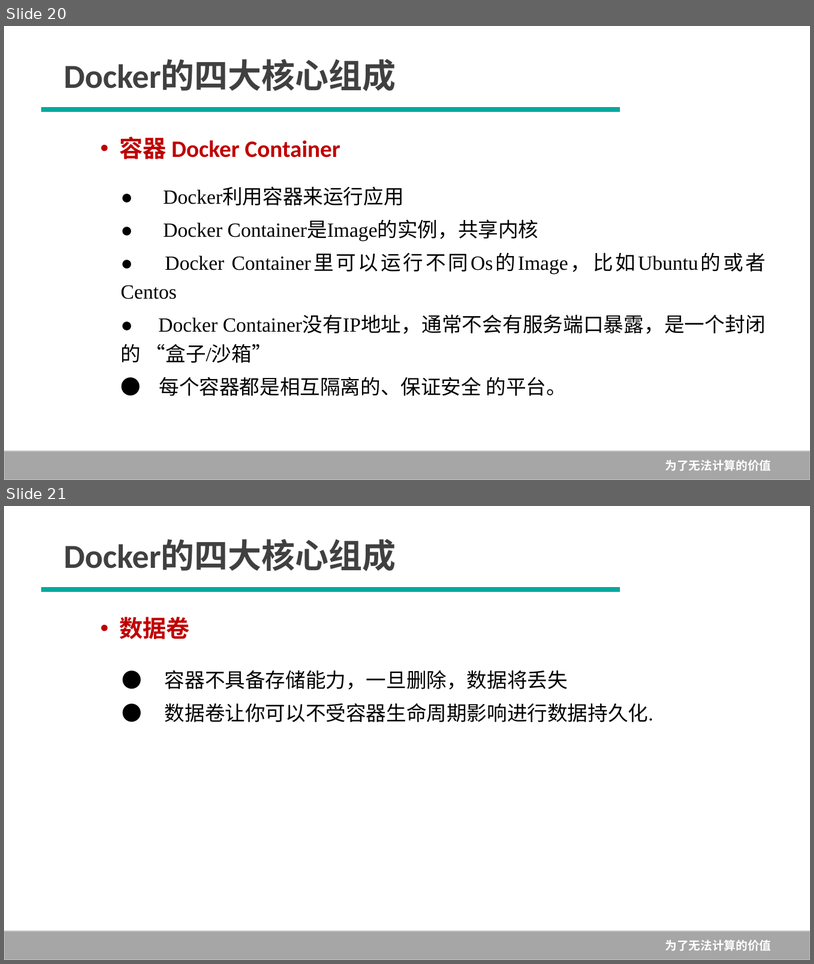
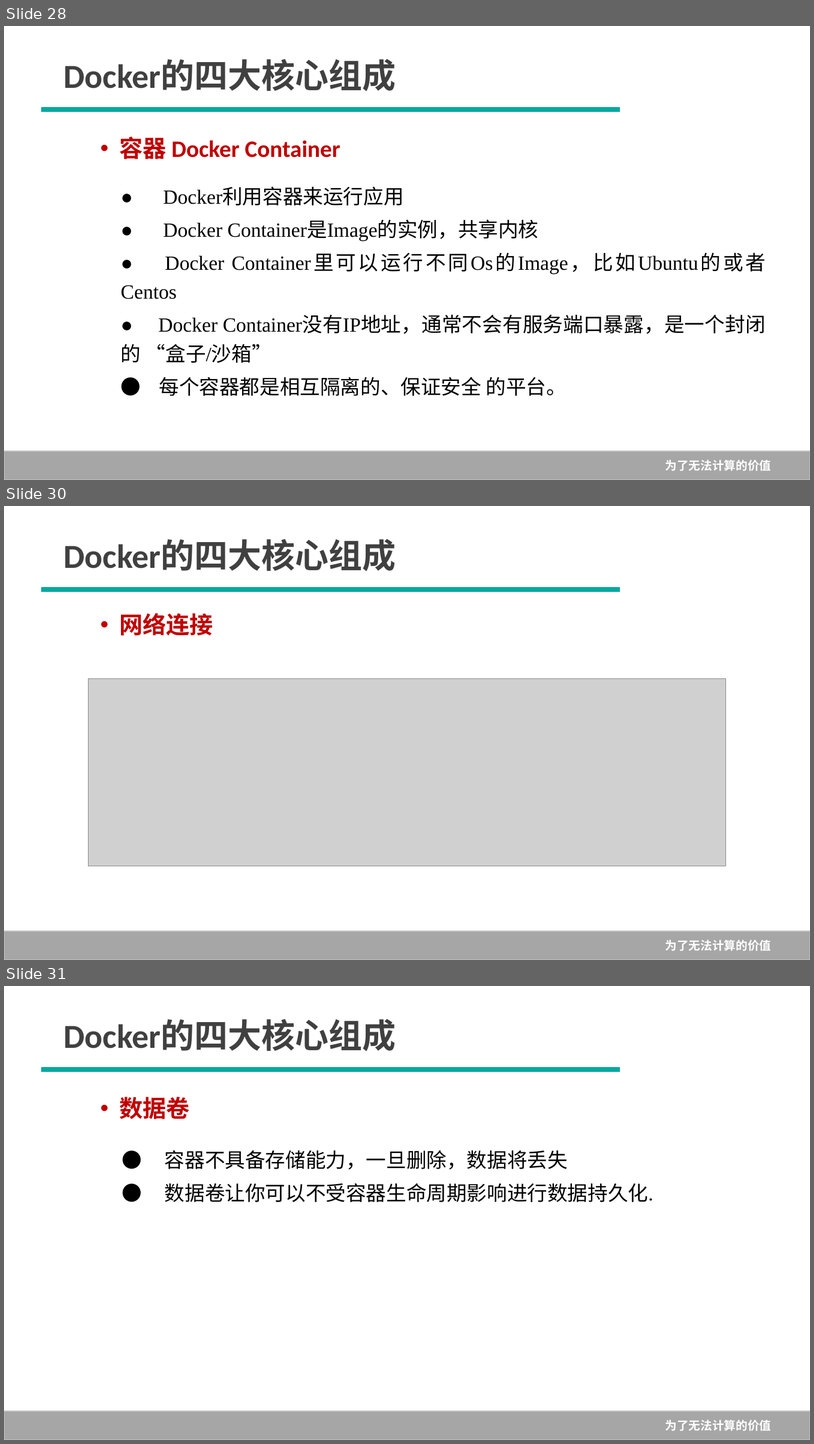
Before and after one commit to Rain-Ricky/TEST1, a slide deck: 1--Docker概述.pptx. Shown one above the other, each under a label of ours: slides 20 and 21 before the commit, slides 28, 30 and 31 after it; the slides between them are not shown. The pictures are 814x964 and 814x1444 pixels, drawn with LibreOffice and Linux fonts; fonts in the diff are those of the drawing; grey boxes stand for pictures; background and template pictures are left out. Boxes give left, top, right and bottom in pixels: in the first picture for what was removed or moved away, otherwise in the second. Text is boxed around its words. In the diff, an @@ line names an element or a change of style, - is before the commit and + after.

```diff
--- a/1--Docker概述.pptx
+++ b/1--Docker概述.pptx
@@ slide 30 added at (x1=4, y1=506, x2=810, y2=960), background #FFFFFF; not listed: 1 template element that a slide beside it also shows @@
@@ text added at (x1=64, y1=540, x2=396, y2=571), 40 pt, text #404040, bold @@
+Docker的四大核心组成
@@ line added from (42, 589) to (620, 589), #00A99F 5.75 pt @@
@@ text added at (x1=119, y1=613, x2=213, y2=636), 28 pt, text #C00000, bold @@
+• 网络连接
@@ picture added at (x1=88, y1=678, x2=726, y2=866) @@
@@ what was slide 20 is now slide 28 @@
@@ what was slide 21 is now slide 31 @@
```
Also in this commit, not shown: 7 slides changed, 11 other slides added, 3 slides removed, 1 other file.
